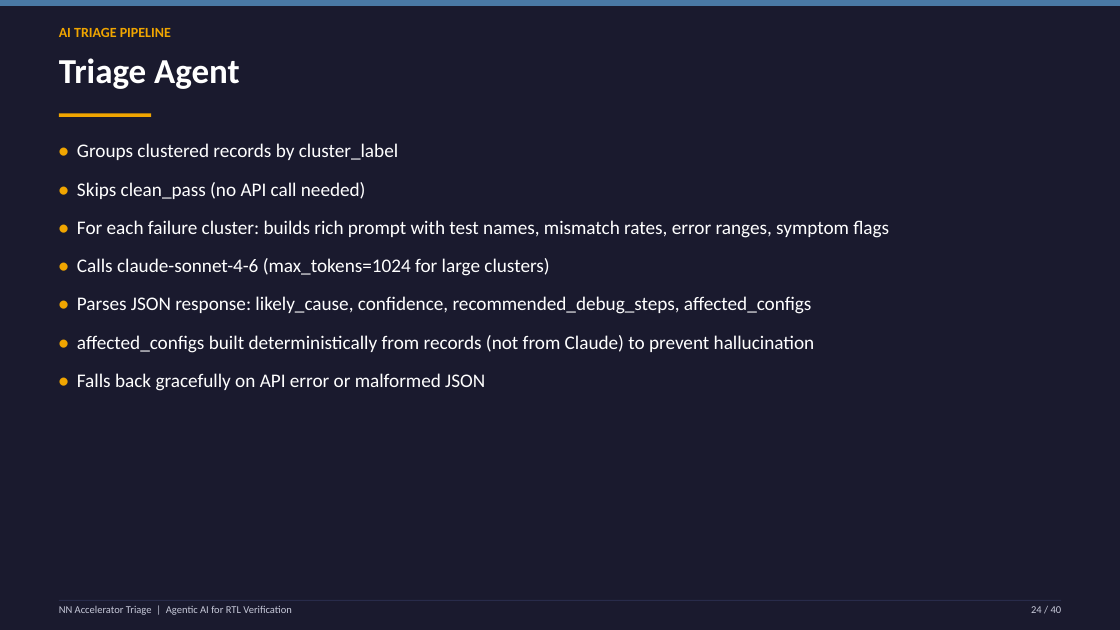
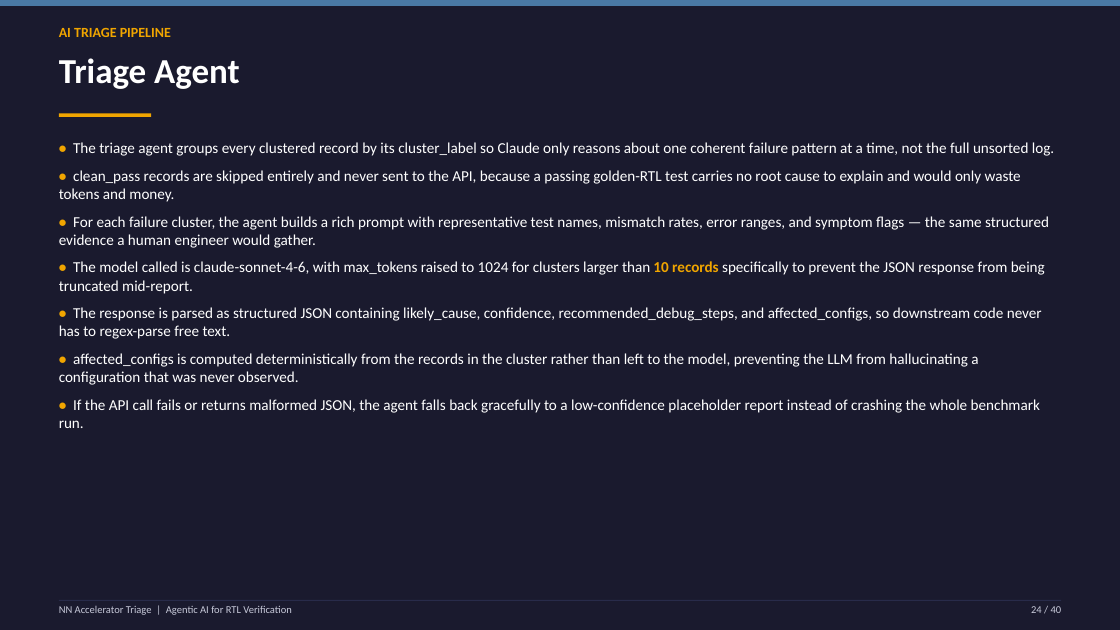
Before and after one commit to Sumedh350/nn-accel-triage, a slide deck: slide 24 of reports/nn_accel_triage_presentation.pptx. Drawn at 1120x630 pixels with LibreOffice and Linux fonts; fonts in the diff are those of the drawing. Boxes give left, top, right and bottom in pixels: in the first picture for what was removed or moved away, otherwise in the second. Text is boxed around its words. In the diff, an @@ line names an element or a change of style, - is before the commit and + after.

```diff
--- a/reports/nn_accel_triage_presentation.pptx
+++ b/reports/nn_accel_triage_presentation.pptx
@@ text at box(59, 142, 1054, 428): text changed; size 16.5 to 13 pt @@
-• Groups clustered records by cluster_label
-• Skips clean_pass (no API call needed)
-• For each failure cluster: builds rich prompt with test names, mismatch rates, error ranges, symptom flags
-• Calls claude-sonnet-4-6 (max_tokens=1024 for large clusters)
-• Parses JSON response: likely_cause, confidence, recommended_debug_steps, affected_configs
-• affected_configs built deterministically from records (not from Claude) to prevent hallucination
-• Falls back gracefully on API error or malformed JSON
+• The triage agent groups every clustered record by its cluster_label so Claude only reasons about one coherent failure pattern at a time, not the full unsorted log.
+• clean_pass records are skipped entirely and never sent to the API, because a passing golden-RTL test carries no root cause to explain and would only waste tokens and money.
+• For each failure cluster, the agent builds a rich prompt with representative test names, mismatch rates, error ranges, and symptom flags — the same structured evidence a human engineer would gather.
+• The model called is claude-sonnet-4-6, with max_tokens raised to 1024 for clusters larger than 10 records specifically to prevent the JSON response from being truncated mid-report.
+• The response is parsed as structured JSON containing likely_cause, confidence, recommended_debug_steps, and affected_configs, so downstream code never has to regex-parse free text.
+• affected_configs is computed deterministically from the records in the cluster rather than left to the model, preventing the LLM from hallucinating a configuration that was never observed.
+• If the API call fails or returns malformed JSON, the agent falls back gracefully to a low-confidence placeholder report instead of crashing the whole benchmark run.
```
Also in this commit, not shown: 36 other slides changed.
